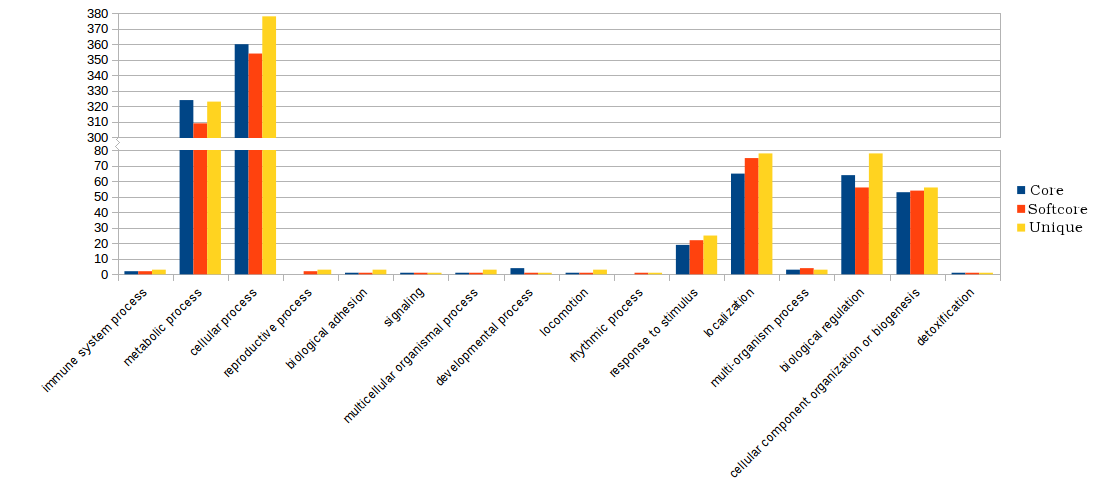
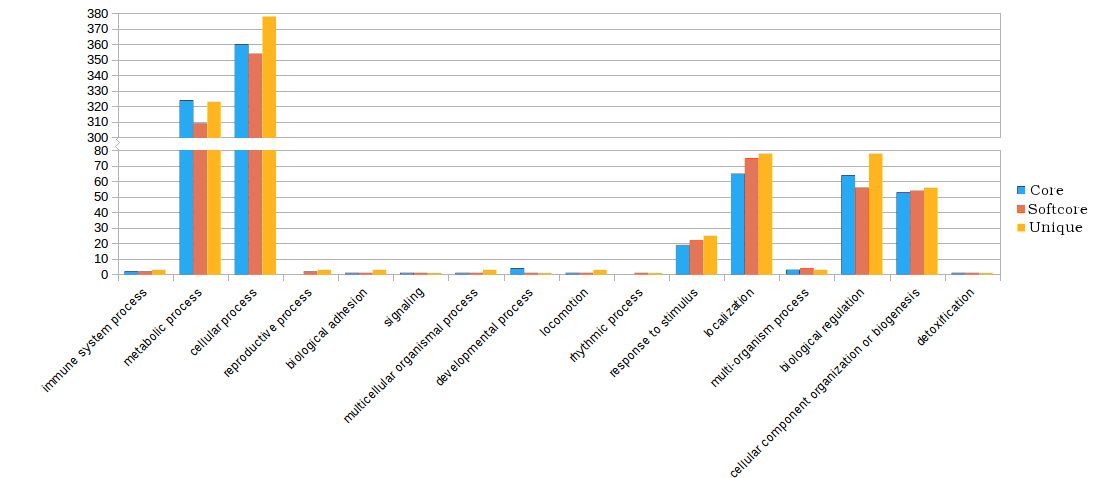
Layered file, before and after one edit (1102x478). Changes by layer:
removed layer "legend" over [1018, 187, 1025, 231]
painted on "Pan-gosum1-bio-graph.png" over [125, 17, 1025, 274]
